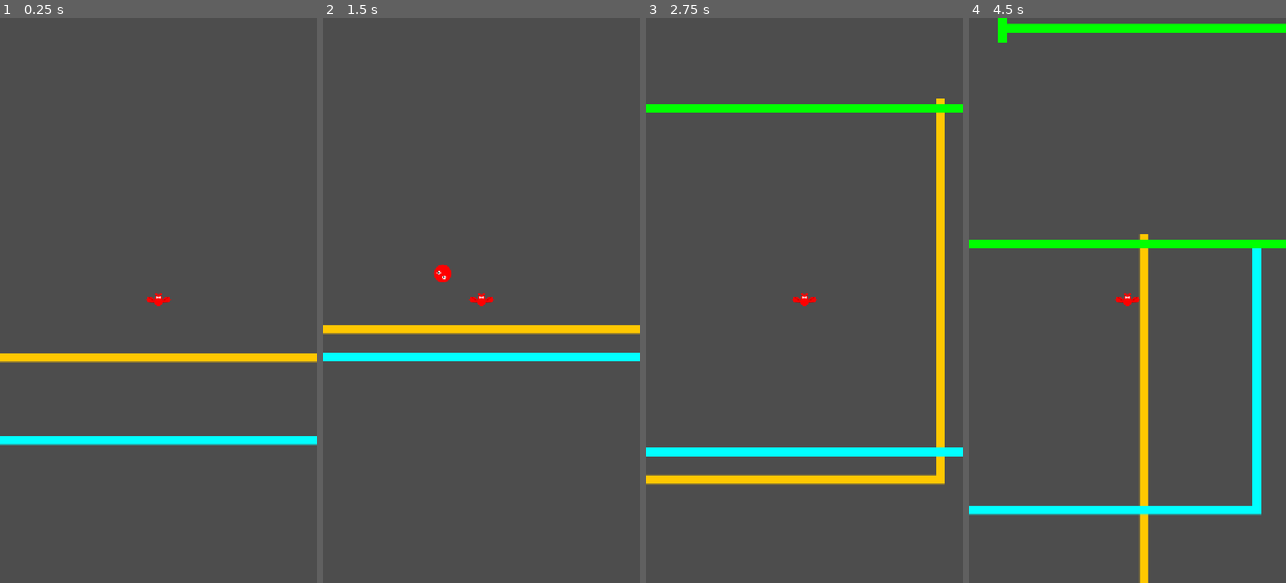
Above: before the commit, frames 1-4 (left to right).
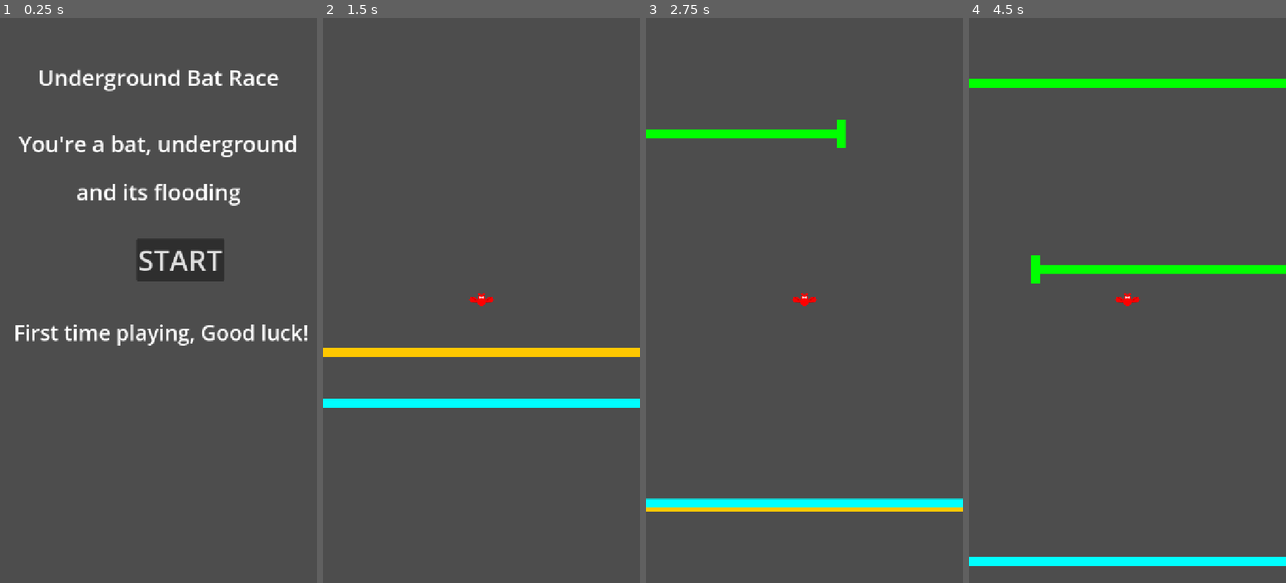
Above: after the commit, the same moments.

Repository: robmayhew/underground_bat_race
Game: Godot game, scene res://title.tscn
Two runs of this game, one before a commit and one after it. Both use one fixed random seed, a clock stepped at 60 frames per second and the inputs below. Before the commit the project starts from res://game.tscn.
Inputs (mouse positions are in pixels of both pictures, inside the frame that each line leads up to):
- Up to frame 1 (0.25 s): no input
- Up to frame 2 (1.5 s): click (503, 260) at 0.5 s, where only the run after the commit has a clickable "START"; tap Enter (ui_accept) at 1.25 s; move the mouse to (551, 272) at 1.27 s; tap Space at 1.35 s; click (551, 272) at 1.42 s
- Up to frame 3 (2.75 s): tap Enter (ui_accept) at 1.52, 1.82, 2.27, 2.57 s; move the mouse to (741, 328) at 2.02 s; tap Space at 2.1 s; click (741, 328) at 2.17 s
- Up to frame 4 (4.5 s): move the mouse to (1159, 176) at 2.77 s; tap Space at 2.85, 3.6, 4.35 s; click (1159, 176) at 2.92 s; move the mouse to (1111, 413) at 3.52 s; click (1111, 413) at 3.67 s; tap Enter (ui_accept) at 3.77, 4.07 s; move the mouse to (1222, 385) at 4.27 s; click (1222, 385) at 4.42 s

The runs differ from the first frame. In frame 1, 9.2% of the frame differs, in the area x 0-100%, y 9-76%; in frame 2, 5.8%; in frame 3, 10%; in frame 4, 12%, in the area x 0-100%, y 0-100%.

Commit message:
Adjustments

Diff:
--- /dev/null
+++ b/godot/Globals.gd
@@ -0,0 +1,23 @@
+extends Node
+
+var times_played = 0
+var last_score = 0
+var best_score = 0
+var just_got_a_high_score = false
+
+func game_over(score):
+	times_played = times_played + 1
+	last_score = score
+	just_got_a_high_score = score > best_score
+	if just_got_a_high_score:
+		best_score = last_score
+
+
+# Called when the node enters the scene tree for the first time.
+func _ready() -> void:
+	pass # Replace with function body.
+
+
+# Called every frame. 'delta' is the elapsed time since the previous frame.
+func _process(delta: float) -> void:
+	pass
--- a/godot/bat.gd
+++ b/godot/bat.gd
@@ -68,10 +68,14 @@
 	is_game_over = false
 	$AnimatedSprite2D.play("idle")
 
-
-
 func game_over():
+	if is_game_over:
+		return
 	is_game_over = true
+	var camera = $Camera2D
+	var camera_global_pos = camera.global_position
+	camera.reparent(self.get_parent())
+	camera.global_position = camera_global_pos
 	$AnimatedSprite2D.play('dead')
 
 
--- a/godot/game.gd
+++ b/godot/game.gd
@@ -7,6 +7,7 @@
 var pipe_positions = [-800]
 var score = 0
 var is_animating_score = false
+var is_game_over = false
 
 
 func _ready() -> void:
@@ -29,7 +30,7 @@
 		var pipe = pipe_scene.instantiate()
 		pipe.position.y = -1 * y;
 		pipe.position.x = 100 - randi_range(1,200)
-		pipe.speed = randi_range(100,150)
+		pipe.speed = randi_range(90,140)
 		add_child(pipe)
 
 
@@ -42,7 +43,12 @@
 
 
 func _on_bat_hit_pipe_or_water() -> void:
-	SceneManager.change_scene("res://title.tscn");
+	if is_game_over:
+		return
+	is_game_over = true
+	Globals.game_over(score)
+	$Bat.game_over()
+	$GameOverTimer.start()
 	pass
 
 func check_if_need_more_pipes() -> void:
@@ -85,3 +91,8 @@
 
 	# Reset animation flag when done
 	tween.finished.connect(func(): is_animating_score = false)
+
+
+func _on_game_over_timer_timeout() -> void:
+	SceneManager.change_scene("res://title.tscn");
+	pass # Replace with function body.
--- a/godot/game.tscn
+++ b/godot/game.tscn
@@ -1,8 +1,7 @@
-[gd_scene load_steps=6 format=3 uid="uid://dvcg5rqbbpuvt"]
+[gd_scene load_steps=5 format=3 uid="uid://dvcg5rqbbpuvt"]
 
 [ext_resource type="PackedScene" uid="uid://dokifivvarnr4" path="res://ground.tscn" id="1_80nbo"]
 [ext_resource type="Script" uid="uid://umoum1len78n" path="res://game.gd" id="1_ryrav"]
-[ext_resource type="PackedScene" uid="uid://boijmwxge8wgd" path="res://test_object.tscn" id="2_e2o6t"]
 [ext_resource type="PackedScene" uid="uid://bkp8jkjse13" path="res://bat.tscn" id="4_fc0e3"]
 [ext_resource type="PackedScene" uid="uid://b5yneij8rx82q" path="res://waterline.tscn" id="5_7jktm"]
 
@@ -11,9 +10,6 @@
 
 [node name="Ground" parent="." instance=ExtResource("1_80nbo")]
 position = Vector2(0, 1180)
-
-[node name="TestObject" parent="." instance=ExtResource("2_e2o6t")]
-position = Vector2(384, 202)
 
 [node name="Bat" parent="." instance=ExtResource("4_fc0e3")]
 position = Vector2(399, 1054)
@@ -32,5 +28,9 @@
 offset_bottom = 96.0
 theme_override_font_sizes/font_size = 48
 
+[node name="GameOverTimer" type="Timer" parent="."]
+one_shot = true
+
 [connection signal="bat_scored" from="Bat" to="." method="_on_bat_bat_scored"]
 [connection signal="hit_pipe_or_water" from="Bat" to="." method="_on_bat_hit_pipe_or_water"]
+[connection signal="timeout" from="GameOverTimer" to="." method="_on_game_over_timer_timeout"]
--- a/godot/project.godot
+++ b/godot/project.godot
@@ -11,13 +11,14 @@
 [application]
 
 config/name="godot"
-run/main_scene="uid://dvcg5rqbbpuvt"
+run/main_scene="uid://cwfdb6t52o72t"
 config/features=PackedStringArray("4.5", "GL Compatibility")
 config/icon="res://icon.svg"
 
 [autoload]
 
 SceneManager="*res://scene_manager.gd"
+Globals="*res://Globals.gd"
 
 [display]
 
--- a/godot/title.gd
+++ b/godot/title.gd
@@ -5,6 +5,12 @@
 
 # Called when the node enters the scene tree for the first time.
 func _ready() -> void:
+	if(Globals.just_got_a_high_score):
+		$message.text = "New high score " + str(Globals.best_score)
+	elif(Globals.best_score == 0):
+		$message.text = "First time playing, Good luck!"
+	else:
+		$message.text = "Last score: "  + str(Globals.last_score) + " High Score: " + str(Globals.best_score)
 	pass
 
 
--- a/godot/title.tscn
+++ b/godot/title.tscn
@@ -62,5 +62,13 @@
 one_shot = true
 autostart = true
 
+[node name="message" type="Label" parent="."]
+layout_mode = 0
+offset_left = 31.0
+offset_top = 679.0
+offset_right = 71.0
+offset_bottom = 746.0
+theme_override_font_sizes/font_size = 48
+
 [connection signal="pressed" from="StartBtn" to="." method="_on_button_pressed"]
 [connection signal="timeout" from="WaitToStartTimer" to="." method="_on_wait_to_start_timer_timeout"]
Not shown, added: godot/Globals.gd.uid
